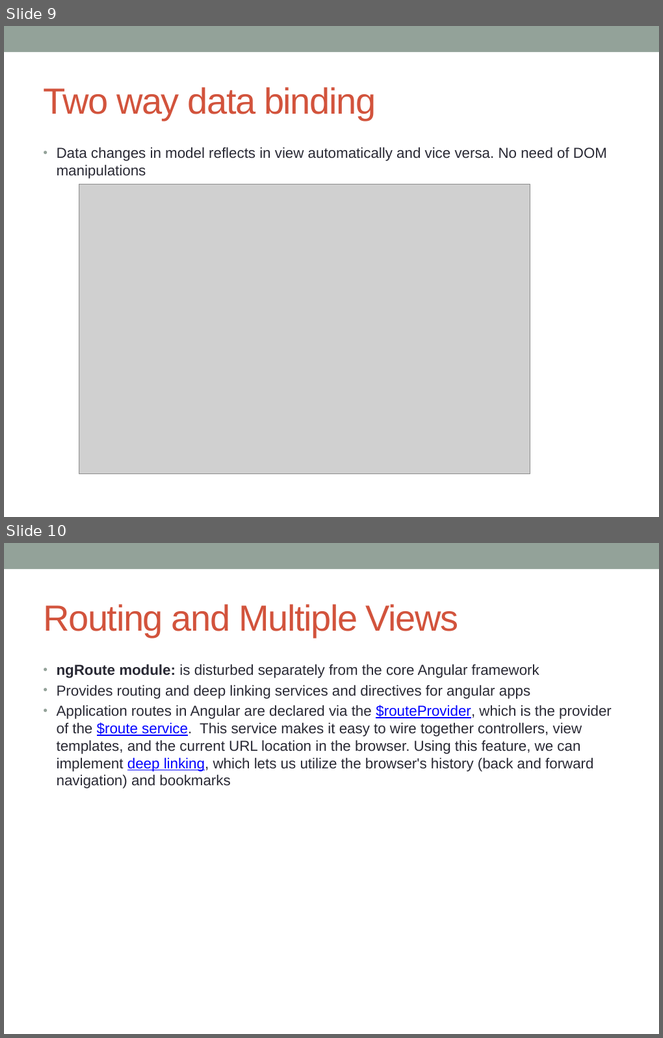
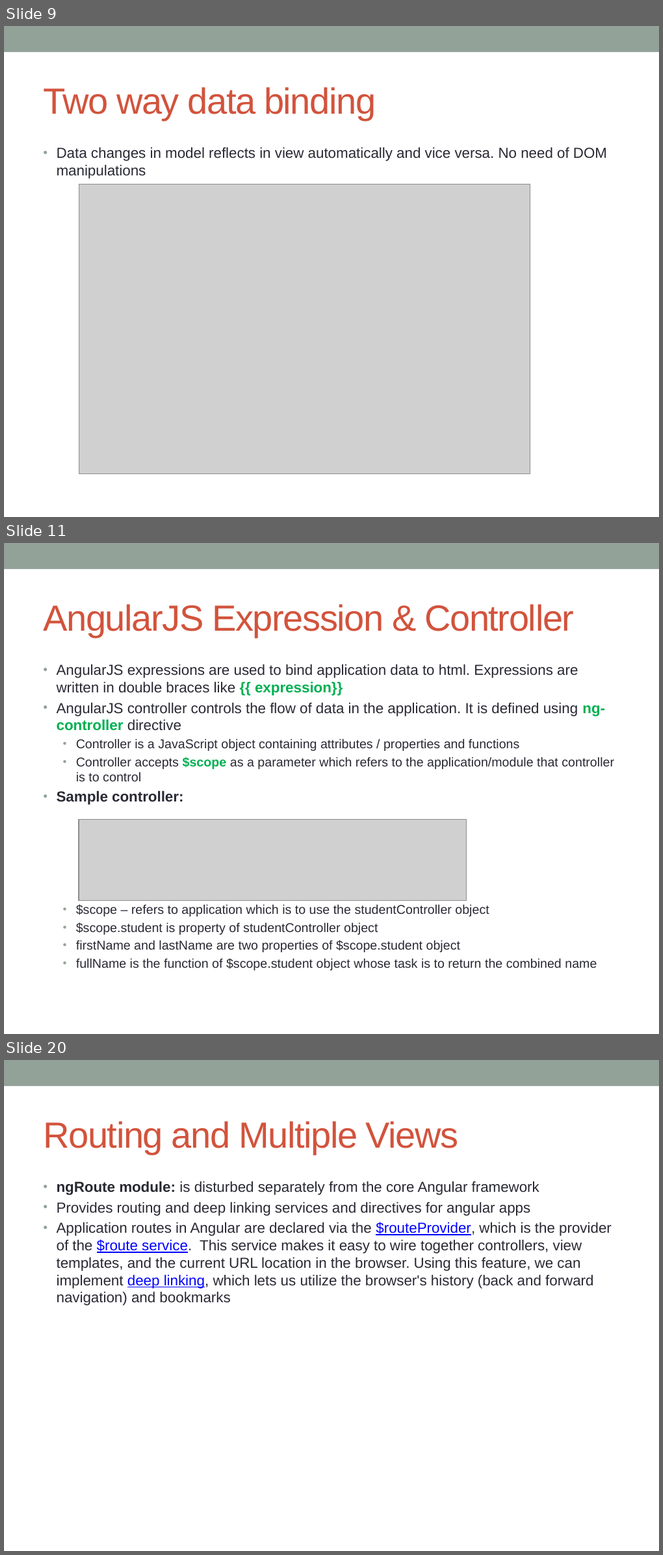
Before and after one commit to notionquest/ProjectDocumentation, a slide deck: AngularJS.pptx. Shown one above the other, each under a label of ours: slides 9 and 10 before the commit, slides 9, 11 and 20 after it; the slides between them are not shown. The pictures are 663x1038 and 663x1555 pixels, drawn with LibreOffice and Linux fonts; fonts in the diff are those of the drawing; grey boxes stand for pictures. Boxes give left, top, right and bottom in pixels: in the first picture for what was removed or moved away, otherwise in the second. Text is boxed around its words. In the diff, an @@ line names an element or a change of style, - is before the commit and + after.

Commit message:
AngularJS added more contents

```diff
--- a/AngularJS.pptx
+++ b/AngularJS.pptx
@@ slide 11 added at [4, 543, 659, 1034], background #FFFFFF; not listed: 1 template element that a slide beside it also shows @@
@@ title added at [43, 604, 574, 637], 40 pt, text #D2533C @@
+AngularJS Expression & Controller
@@ text added at [57, 664, 614, 971], 14 pt, text #292934 @@
+• AngularJS expressions are used to bind application data to html. Expressions are written in double braces like {{ expression}}
+• AngularJS controller controls the flow of data in the application. It is defined using ng-controller directive
+  • Controller is a JavaScript object containing attributes / properties and functions
+  • Controller accepts $scope as a parameter which refers to the application/module that controller is to control
+• Sample controller:
+  • $scope – refers to application which is to use the studentController object
+  • $scope.student is property of studentController object
+  • firstName and lastName are two properties of $scope.student object
+  • fullName is the function of $scope.student object whose task is to return the combined name
@@ picture added at [79, 819, 467, 901] @@
@@ what was slide 10 is now slide 20 @@
```
Also in this commit, not shown: 2 slides changed, 11 other slides added.
